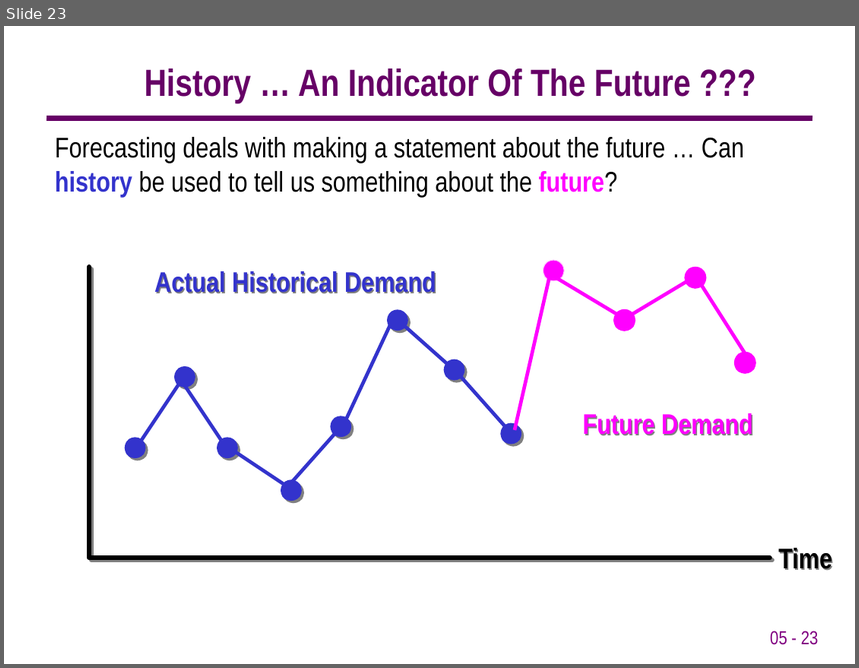
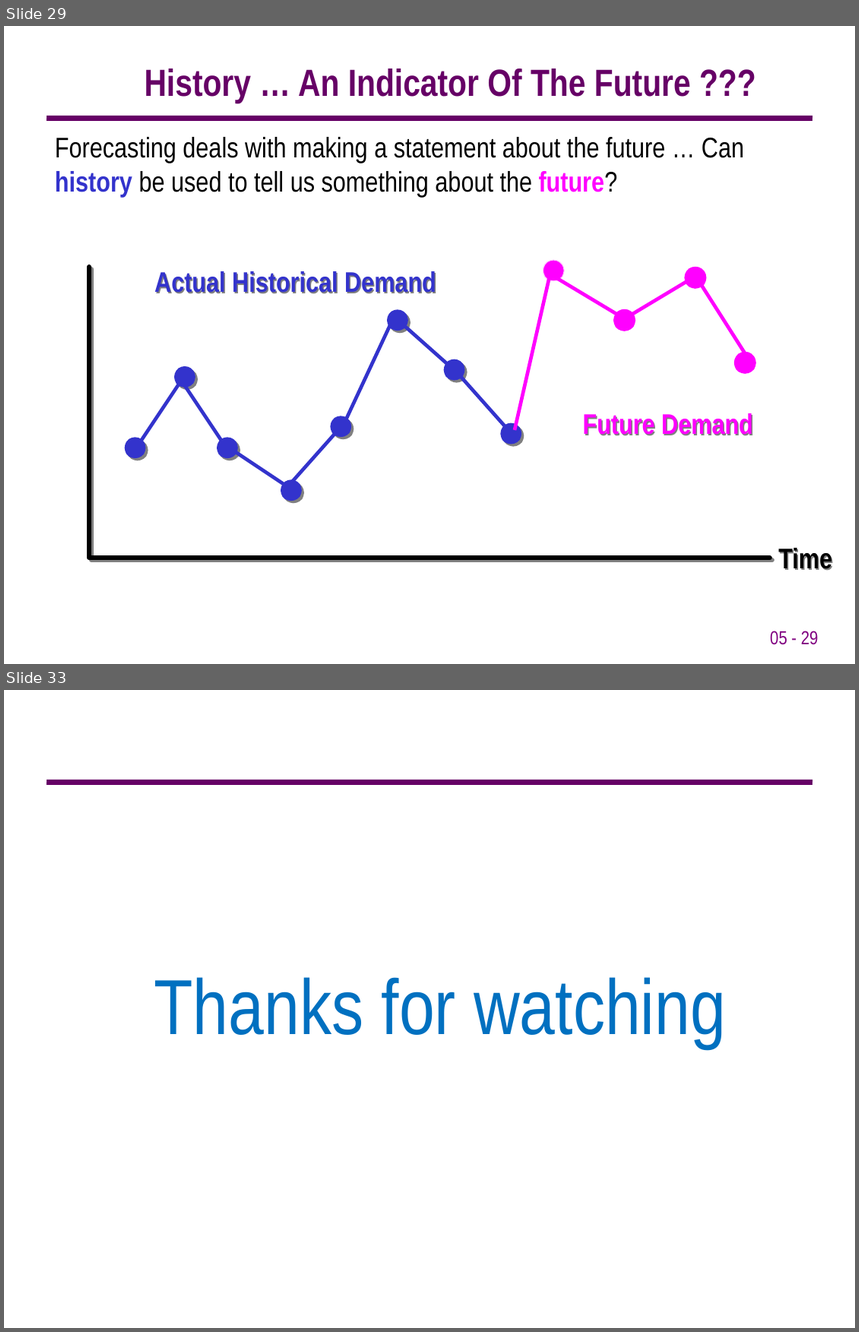
Before and after one commit to 15110132/MachineLearning-15110132_15110044-, a slide deck: Documents/MachineLearning.ppt. Shown one above the other, each under a label of ours: slide 23 before the commit, slides 29 and 33 after it; the slides between them are not shown. The pictures are 859x668 and 859x1332 pixels, drawn with LibreOffice and Linux fonts; fonts in the diff are those of the drawing; background and template pictures are left out. Boxes give left, top, right and bottom in pixels: in the first picture for what was removed or moved away, otherwise in the second. Text is boxed around its words. In the diff, an @@ line names an element or a change of style, - is before the commit and + after.

```diff
--- a/Documents/MachineLearning.ppt
+++ b/Documents/MachineLearning.ppt
@@ slide 33 added at (4,690,855,1328), background #FFFFFF; not listed: 1 template element that a slide beside it also shows @@
@@ text added at (154,977,726,1049), 66 pt, text #0070C0 @@
+Thanks for watching
@@ what was slide 23 is now slide 29 @@
@@ page number at (770,631,819,645): text changed @@
-05 - 23
+05 - 29
```
Also in this commit, not shown: 8 slides changed, 9 other slides added.
